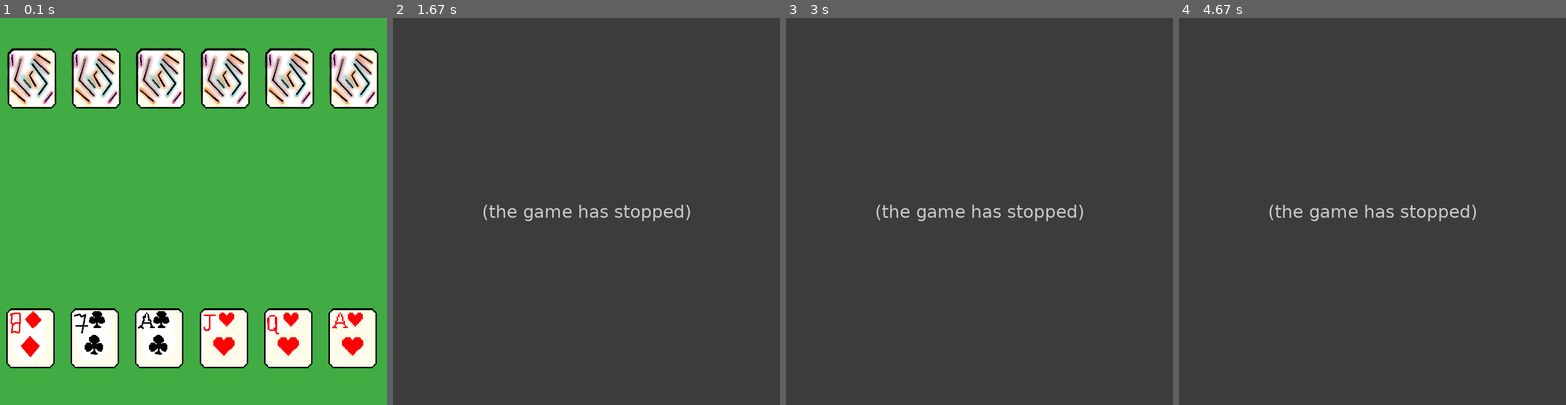
Above: before the commit, frames 1-4 (left to right).
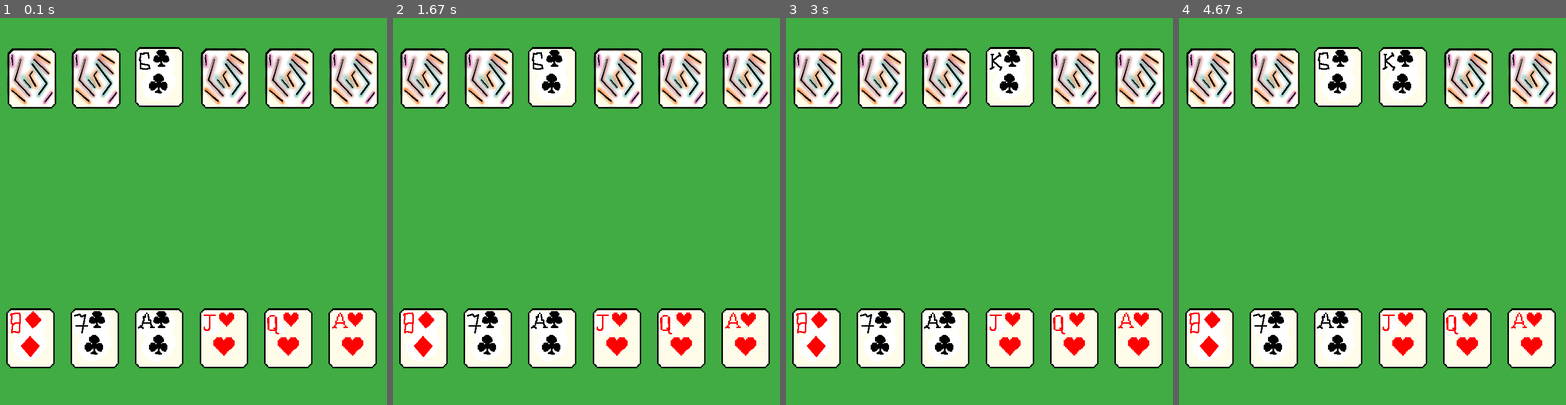
Above: after the commit, the same moments.

Repository: VoidChaser/Lyc
Game: pygame game, started from Pygame/project/fool.py
The game is run twice, just before and just after one commit, with the same random seed, the same clock (stepped at 60 frames per second) and the same inputs.
Inputs (mouse positions are in pixels of both pictures, inside the frame that each line leads up to):
- Up to frame 1 (0.1 s): no input
- Up to frame 2 (1.67 s): press the mouse at (679, 339) at 0.37 s; move the mouse to (675, 215) at 0.47 s; release the mouse at (671, 91) at 0.6 s; press the mouse at (423, 76) at 0.7 s; move the mouse to (439, 76) at 0.8 s; release the mouse at (458, 76) at 0.93 s; press the mouse at (679, 339) at 1.03 s; move the mouse to (621, 281) at 1.13 s; release the mouse at (559, 226) at 1.27 s; press the mouse at (485, 76) at 1.37 s; move the mouse to (586, 72) at 1.47 s; release the mouse at (687, 64) at 1.6 s
- Up to frame 3 (3 s): press the mouse at (1138, 76) at 1.7 s; move the mouse to (1126, 180) at 1.8 s; release the mouse at (1114, 288) at 1.93 s; press the mouse at (944, 76) at 2.03 s; move the mouse to (983, 87) at 2.13 s; release the mouse at (1022, 99) at 2.27 s; press the mouse at (1072, 339) at 2.37 s; move the mouse to (967, 346) at 2.47 s; release the mouse at (863, 354) at 2.6 s; press the mouse at (1138, 76) at 2.7 s; move the mouse to (1053, 211) at 2.8 s; release the mouse at (964, 346) at 2.93 s
- Up to frame 4 (4.67 s): press the mouse at (1337, 339) at 3.03 s; move the mouse to (1384, 257) at 3.13 s; release the mouse at (1426, 180) at 3.27 s; press the mouse at (1271, 339) at 3.37 s; move the mouse to (1326, 339) at 3.47 s; release the mouse at (1380, 335) at 3.6 s; press the mouse at (1209, 339) at 3.7 s; move the mouse to (1252, 207) at 3.8 s; release the mouse at (1298, 79) at 3.93 s; press the mouse at (1403, 339) at 4.03 s; move the mouse to (1449, 269) at 4.13 s; release the mouse at (1496, 203) at 4.27 s; press the mouse at (1531, 76) at 4.37 s; move the mouse to (1511, 180) at 4.47 s; release the mouse at (1488, 281) at 4.6 s

The runs differ from the first frame. In frame 1, 1.4% of the frame differs, in the area x 34-48%, y 7-24%; in frame 2, 100%; in frame 3, 100%; in frame 4, 100%, in the area x 0-100%, y 0-100%.
Error before the commit: AttributeError: 'Hand' object has no attribute 'pop' (fool.py line 394); the game stopped at 0.37 s (later frames are placeholders)

Commit message:
Доделал возможноти хода и ходы компьютера. Переделал функции атаки и защиты в классе игры

Diff:
--- a/Pygame/project/fool.py
+++ b/Pygame/project/fool.py
@@ -194,6 +194,11 @@
         self.kozirs_count = None
         self.highest_kozir = None
 
+    def pop(self, index):
+        item_to_ret = self.container.pop(index)
+        return item_to_ret
+
+
     def recount(self):
         global kozir
         self.count_cards = len(self.container)
@@ -337,6 +342,7 @@
         self.rect = self.card_image.get_rect()
         self.rect.x = x
         self.rect.y = y
+        card.image = self
 
     def show_card(self):
         self.shown = not self.shown
@@ -368,6 +374,17 @@
         self.draw_decks()
 
         # Доделать playing decks dict - при атаке защите : {player: [cards], pc: [cards]}
+
+    def get_last_user_name(self):
+        if not self.hod_dict:
+            return None
+
+        last_dict_hod = list(self.hod_dict.keys())[-1]
+
+        if self.hod_dict[last_dict_hod] is None:
+            return self.get_involved_hand(last_dict_hod)
+        else:
+            return self.get_involved_hand(self.hod_dict[last_dict_hod])
 
 
     def add_decks(self, *args):
@@ -388,31 +405,51 @@
             y += 540
             print()
 
-    def attack_card(self, attack_sprite: Card_sprite):
+    def attack_card(self, attack_card: Card):
         # print(self.hodit)
         if self.hodit.name == 'Player':
-            taken_card = player_hand.pop(player_hand.container.index(attack_sprite.card))
+            taken_card_sprite = player_hand[(player_hand.container.index(attack_card))].image
             self.hodit = 'Pc'
         else:
-            taken_card = pc_hand.pop(player_hand.container.index(attack_sprite.card))
+            taken_card_sprite = pc_hand[(pc_hand.container.index(attack_card))].image
             self.hodit = 'Player'
-
-        self.hod_dict[attack_sprite.card] = None
+            taken_card_sprite.show_card()
+
+        self.hod_dict[attack_card] = None
         self.hod += 1
 
-        taken_card: Card_sprite
-        taken_card.show_card()
+        # taken_card: Card_sprite
+
+        taken_card_sprite.update()
 
         print(self.hod_dict)
 
-    def defend_card(self, defending_sprite: Card_sprite):
-        # defending_card = defending_sprite.card
-        attacking_sprite = self.hod_dict[list(self.hod_dict.keys())[self.hod]]
-        if defending_sprite.card > attacking_sprite.card:
-            self.hod_dict[attacking_sprite.card] = defending_sprite
-            self.hod += 1
+    def defend_card(self, defending_card: Card):
+        if self.hodit.name == 'Player':
+            taken_card_sprite = player_hand[(player_hand.container.index(defending_card))].image
+            self.hodit = 'Pc'
+        else:
+            taken_card = pc_hand[(pc_hand.container.index(defending_card))].image
+            defending_card.image.show_card()
+
+            self.hodit = 'Player'
+
+        self.hod_dict[list(self.hod_dict.keys())[-1]] = defending_card
+        self.hod += 1
+
+        # taken_card: Card_sprite
+        defending_card.image.update()
+
         print(self.hod_dict)
-
+        # # defending_card = defending_sprite.card
+        # attacking_sprite = self.hod_dict[list(self.hod_dict.keys())[self.hod]]
+        # if defending_sprite.card > attacking_sprite.card:
+        #     self.hod_dict[attacking_sprite.card] = defending_sprite
+        #     self.hod += 1
+        # print(self.hod_dict)
+
+    def get_involved_hand(self, card):
+        return list(filter(lambda x: card in x, self.hands))[0]
 
     # def __repr__(self):
     #     return f'Composite sprite of {self.card}'
@@ -425,51 +462,52 @@
     # Реализовать выкладку карт и сдвиг карт при добавлении новых
     # Реализовать интерфейс
     # Реализовать ход/ выбор карты компьютером, метод выкладки карты для защиты, атаки.
-    def hoditb(self):
-        # hodit = True
-        # dragging = False
-        # print(type(self.hodit))
-        # try:
-        if self.hodit.name == 'Player':
-            while self.hodit.name == 'Player':
-                # while self.hodit.name == 'Player':
-                    # cr_x, cr_y = c_x + w, c_y + h
-                last_hod_user = list(self.hod_dict.keys())[-1] if self.hod_dict else None
-                last_hod_card = self.hod_dict[(self.hod_dict.keys())[-1]] if self.hod_dict else None
-                for event in pygame.event.get():
-                    if event.type == pygame.QUIT:
-                        terminate()
-                    if event.type == pygame.MOUSEBUTTONDOWN and event.button == 1:
-                        curr_x, curr_y = event.pos
-                        _: Card_sprite
-                        for _ in card_sprites:
-                            card_x = _.rect.x
-                            card_y = _.rect.y
-                            if (card_x <= curr_x <= card_x + _.rect.width) and (
-                                    card_y <= curr_y <= card_y + _.rect.height):
-                                shot_card = _.card
-                                shot_deck = list(filter(lambda x: _.card in x.container, self.hands))[0].name
-                                print(
-                                    f'Попал в карту {shot_card} колоды'
-                                    f' {shot_deck}')
-                                if shot_deck == 'Player':
-                                    if last_hod_user.name == 'Player':
-                                        self.defend_card(_)
-                                    elif last_hod_user.name == 'Pc' or not self.hod_dict:
-                                        self.attack_card(_)
-                                    print('Игрок сходил')
-
-                # hodit = False
-                self.hodit = list(filter(lambda x: x.name != 'Player', self.hands))[0]
-                print(self.hodit)
-        else:
-            print('Компьютер сходил')
-            if not self.hod_dict:
-                pass
-
-            self.hodit = list(filter(lambda x: x.name != 'Pc', self.hands))[0]
-
-        print()
+    # def hoditb(self):
+    #     # hodit = True
+    #     # dragging = False
+    #     # print(type(self.hodit))
+    #     # try:
+    #     if self.hodit.name == 'Player':
+    #         while self.hodit.name == 'Player':
+    #             # while self.hodit.name == 'Player':
+    #                 # cr_x, cr_y = c_x + w, c_y + h
+    #             last_hod_user = self.get_involved_hand(list(self.hod_dict.keys())[-1]).name if self.hod_dict else None
+    #             # last_hod_user = list(self.hod_dict.keys())[-1] if self.hod_dict else None
+    #             last_hod_card = self.hod_dict[(self.hod_dict.keys())[-1]] if self.hod_dict else None
+    #             for event in pygame.event.get():
+    #                 if event.type == pygame.QUIT:
+    #                     terminate()
+    #                 if event.type == pygame.MOUSEBUTTONDOWN and event.button == 1:
+    #                     curr_x, curr_y = event.pos
+    #                     _: Card_sprite
+    #                     for _ in card_sprites:
+    #                         card_x = _.rect.x
+    #                         card_y = _.rect.y
+    #                         if (card_x <= curr_x <= card_x + _.rect.width) and (
+    #                                 card_y <= curr_y <= card_y + _.rect.height):
+    #                             shot_card = _.card
+    #                             shot_deck = list(filter(lambda x: _.card in x.container, self.hands))[0].name
+    #                             print(
+    #                                 f'Попал в карту {shot_card} колоды'
+    #                                 f' {shot_deck}')
+    #                             if shot_deck == 'Player':
+    #                                 if last_hod_user.name == 'Player':
+    #                                     self.defend_card(_)
+    #                                 elif last_hod_user.name == 'Pc' or not self.hod_dict:
+    #                                     self.attack_card(_)
+    #                                 print('Игрок сходил')
+    #
+    #             # hodit = False
+    #             self.hodit = list(filter(lambda x: x.name != 'Player', self.hands))[0]
+    #             print(self.hodit)
+    #     else:
+    #         print('Компьютер сходил')
+    #         if not self.hod_dict:
+    #             pass
+    #
+    #         self.hodit = list(filter(lambda x: x.name != 'Pc', self.hands))[0]
+    #
+    #     print()
 
     # Проблема выдает что self.hodit это строка - решено
 
@@ -505,11 +543,12 @@
         for event in pygame.event.get():
             if event.type == pygame.QUIT:
                 terminate()
-        # game = self
+            # game = self
+            # last_hod_user = game.get_involved_hand(list(game.hod_dict.keys())[-1]) if game.hod_dict else None
+            last_hod_user = game.get_last_user_name()
+            last_hod_card = game.hod_dict[list(game.hod_dict.keys())[-1]] if game.hod_dict else None
             if game.hodit.name == 'Player':
                 # while game.hodit.name == 'Player':
-                last_hod_user = list(game.hod_dict.keys())[-1] if game.hod_dict else None
-                last_hod_card = game.hod_dict[list(game.hod_dict.keys())[-1]] if game.hod_dict else None
                 if event.type == pygame.MOUSEBUTTONDOWN and event.button == 1:
                     curr_x, curr_y = event.pos
                     _: Card_sprite
@@ -526,20 +565,37 @@
                             if shot_deck == 'Player':
                                 print(last_hod_user)
                                 if last_hod_user is None:
-                                    game.attack_card(_)
+                                    game.attack_card(_.card)
                                 elif last_hod_user.name == 'Player':
-                                    game.defend_card(_)
+                                    game.defend_card(_.card)
                                 elif last_hod_user.name == 'Pc':
-                                    game.attack_card(_)
+                                    game.defend_card(_.card)
                     print('Игрок сходил')
                     # hodit = False
                     game.hodit = list(filter(lambda x: x.name != 'Player', game.hands))[0]
                     print(game.hodit)
+                    print()
             else:
                 print('Компьютер сходил')
-                if not game.hod_dict:
-                    pass
+                if last_hod_user is None or last_hod_user.name == 'Pc':
+                    card_to_attack = min(pc_hand)
+                    print(card_to_attack)
+                    game.attack_card(card_to_attack)
+
+                elif last_hod_user.name == 'Player':
+                    player_played_card = list(game.hod_dict.keys())[-1]
+                    print(player_played_card)
+                    possible_cards_to_defend = list(filter(lambda x: x > player_played_card, pc_hand))
+                    if possible_cards_to_defend:
+                        card_to_defend = min(possible_cards_to_defend)
+                        game.defend_card(card_to_defend)
+
+                    # card_to_play = list(filter)
                 game.hodit = list(filter(lambda x: x.name != 'Pc', game.hands))[0]
+
+
+        #Доделал возможноти хода и ходы компьютера.
+        # Баг: Последнее значение для хода меняется на первое для следующего -> не создается новая запись в словаре, а меняется последняя
         screen.fill(pygame.Color('black'))
         all_sprites.draw(screen)
         card_sprites.draw(screen)
